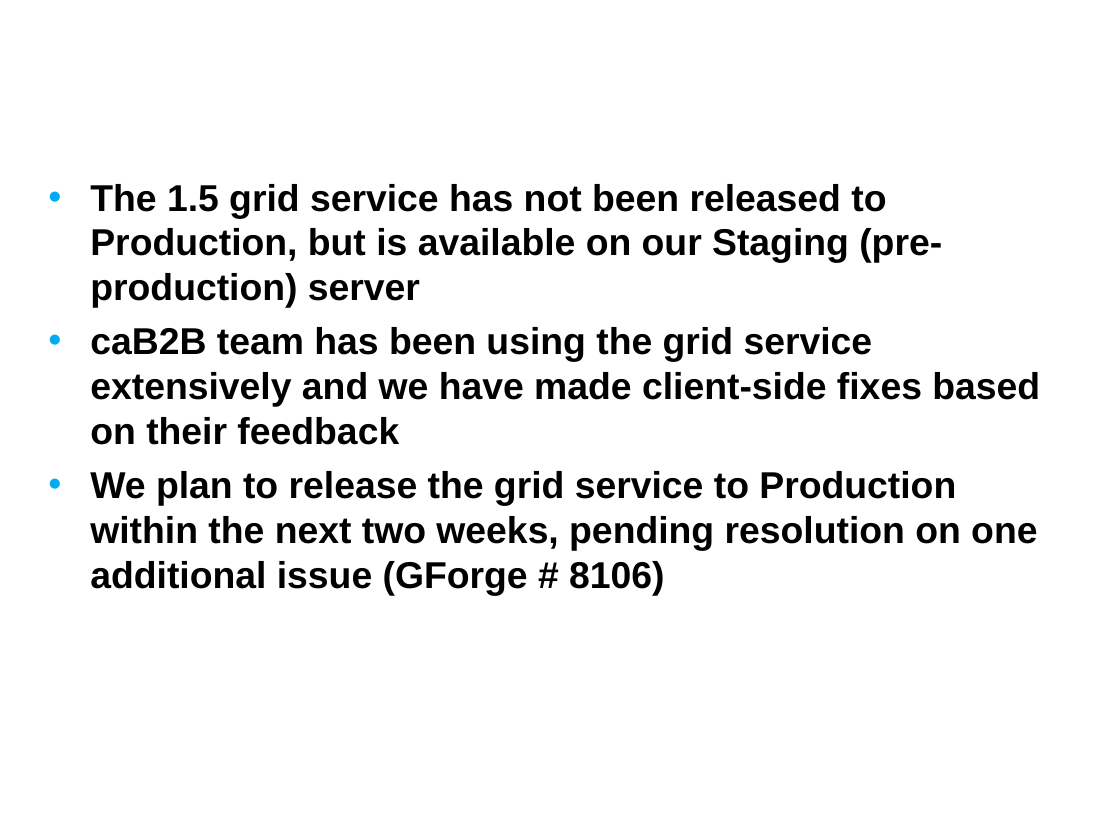
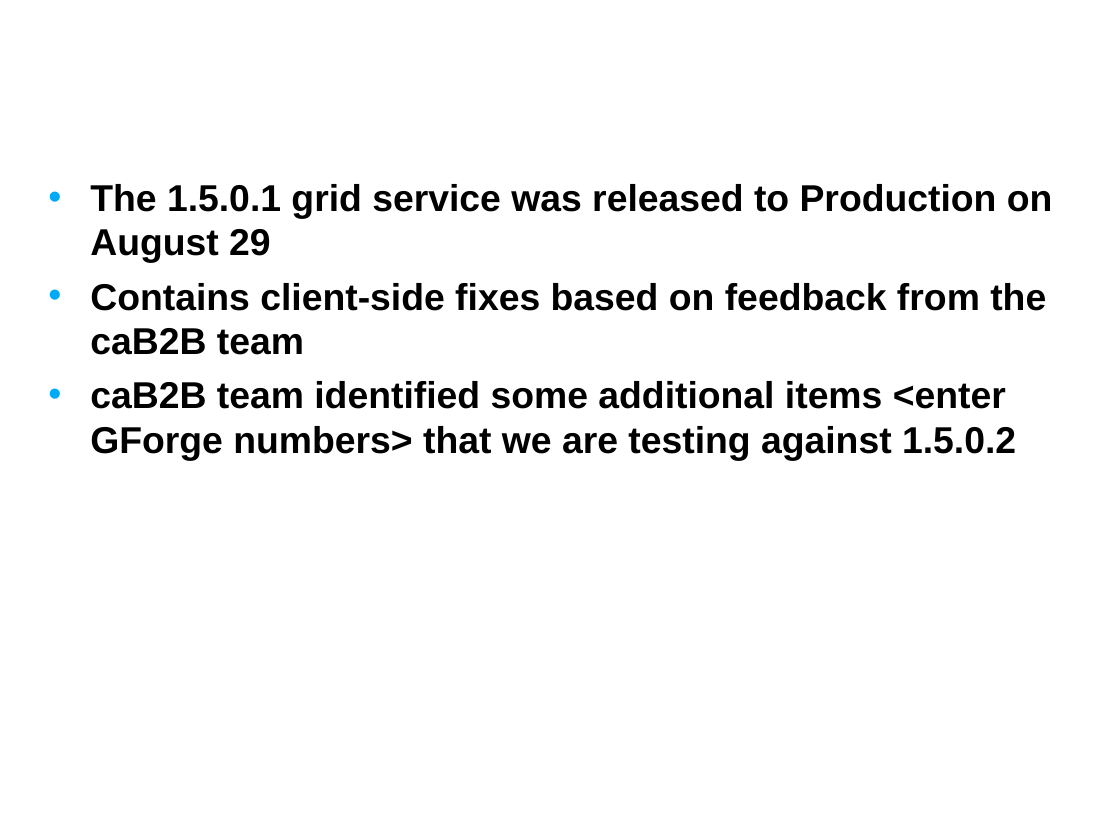
Before and after one commit to NCIP/caarray-docs, a slide deck: slide 4 of project_management/open_meetings/caArray User Community Meeting Sept 12.ppt. Drawn at 1120x840 pixels with LibreOffice and Linux fonts; fonts in the diff are those of the drawing; background and template pictures are left out. Boxes give left, top, right and bottom in pixels: in the first picture for what was removed or moved away, otherwise in the second. Text is boxed around its words. In the diff, an @@ line names an element or a change of style, - is before the commit and + after.

Commit message:
JK updates

```diff
--- a/project_management/open_meetings/caArray User Community Meeting Sept 12.ppt
+++ b/project_management/open_meetings/caArray User Community Meeting Sept 12.ppt
@@ text at box(90, 184, 1053, 461): text changed @@
-• The 1.5 grid service has not been released to Production, but is available on our Staging (pre-production) server
-• caB2B team has been using the grid service extensively and we have made client-side fixes based on their feedback
-• We plan to release the grid service to Production within the next two weeks, pending resolution on one additional issue (GForge # 8106)
+• The 1.5.0.1 grid service was released to Production on August 29
+• Contains client-side fixes based on feedback from the caB2B team
+• caB2B team identified some additional items <enter GForge numbers> that we are testing against 1.5.0.2
```
Also in this commit, not shown: 7 other slides changed.
